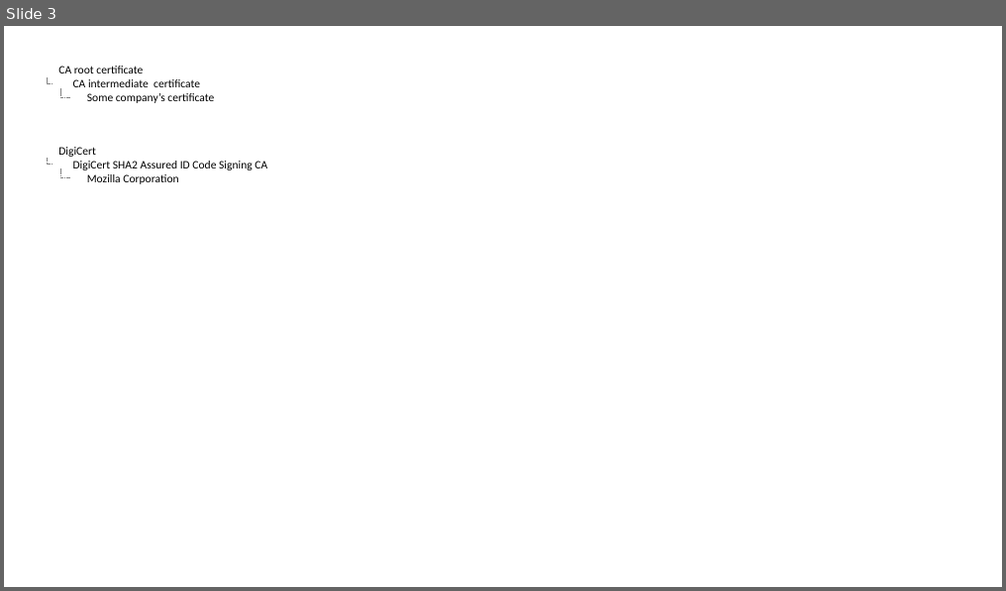
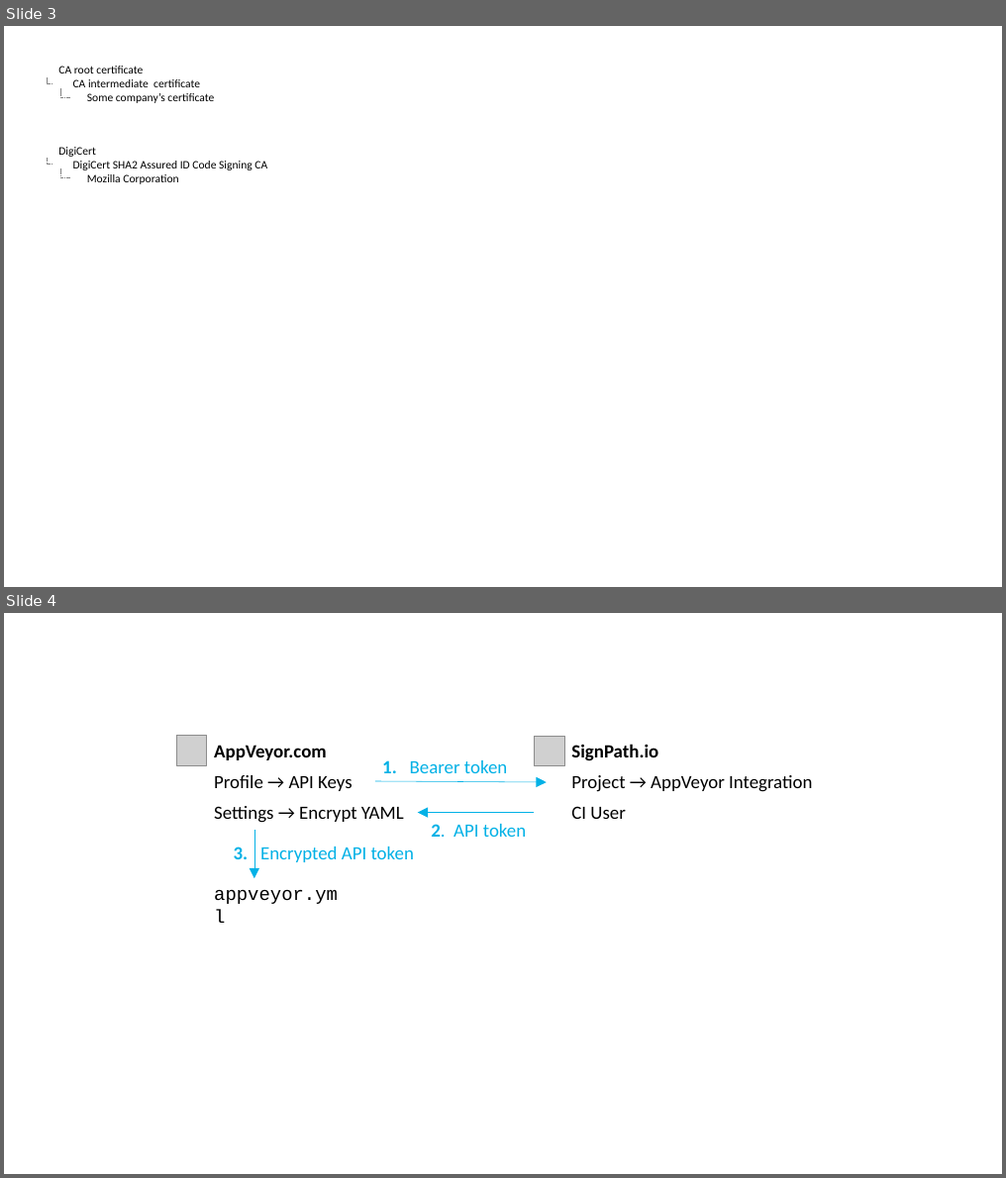
Before and after one commit to SignPath/Website-old, a slide deck: images.pptx. Shown one above the other, each under a label of ours: slide 3 before the commit, slides 3 and 4 after it. The pictures are 1006x591 and 1006x1178 pixels, drawn with LibreOffice and Linux fonts; fonts in the diff are those of the drawing; grey boxes stand for pictures; background and template pictures are left out. Boxes give left, top, right and bottom in pixels: in the first picture for what was removed or moved away, otherwise in the second. Text is boxed around its words. In the diff, an @@ line names an element or a change of style, - is before the commit and + after.

Commit message:
fixes and improves AppVeyor integration

```diff
--- a/images.pptx
+++ b/images.pptx
@@ slide 4 added at (4, 613, 1002, 1174), background #FFFFFF @@
@@ group added at (176, 735, 812, 904): 10 texts, 3 arrows, 2 pictures @@
+AppVeyor.com
+SignPath.io
+Profile → API Keys
+Project → AppVeyor Integration
+1. Bearer token
+CI User
+Settings → Encrypt YAML
+3. Encrypted API token
+appveyor.yml
+2. API token
```
Also in this commit, not shown: 3 other files.
